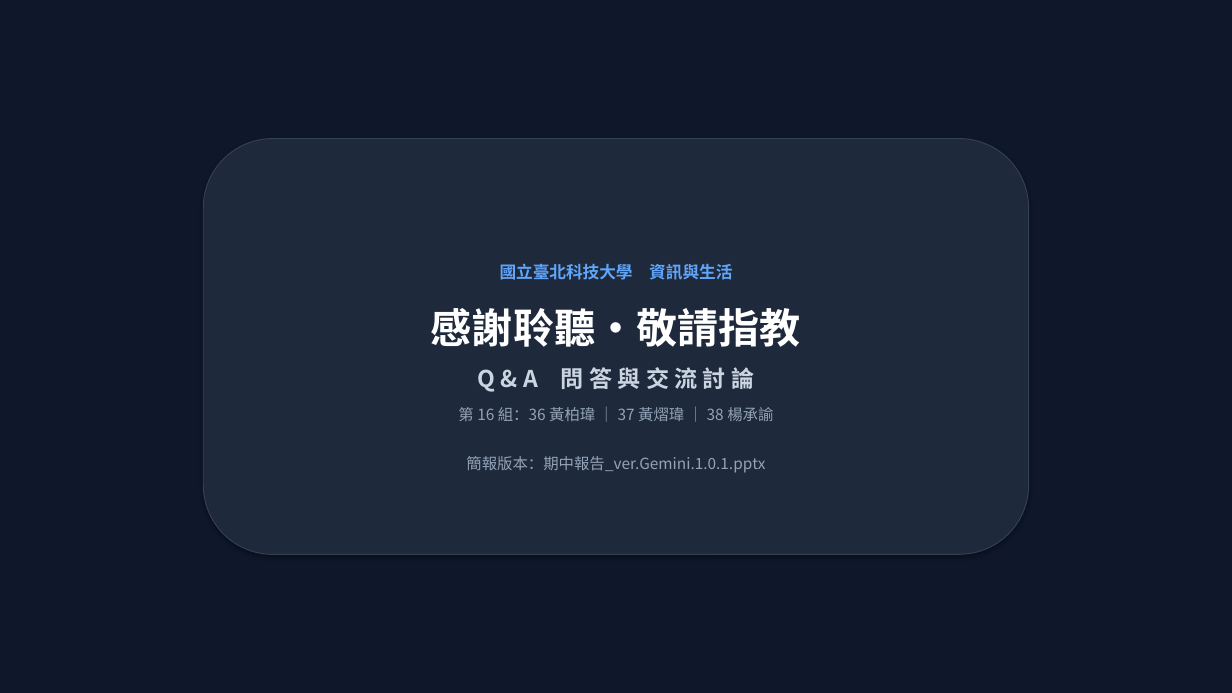
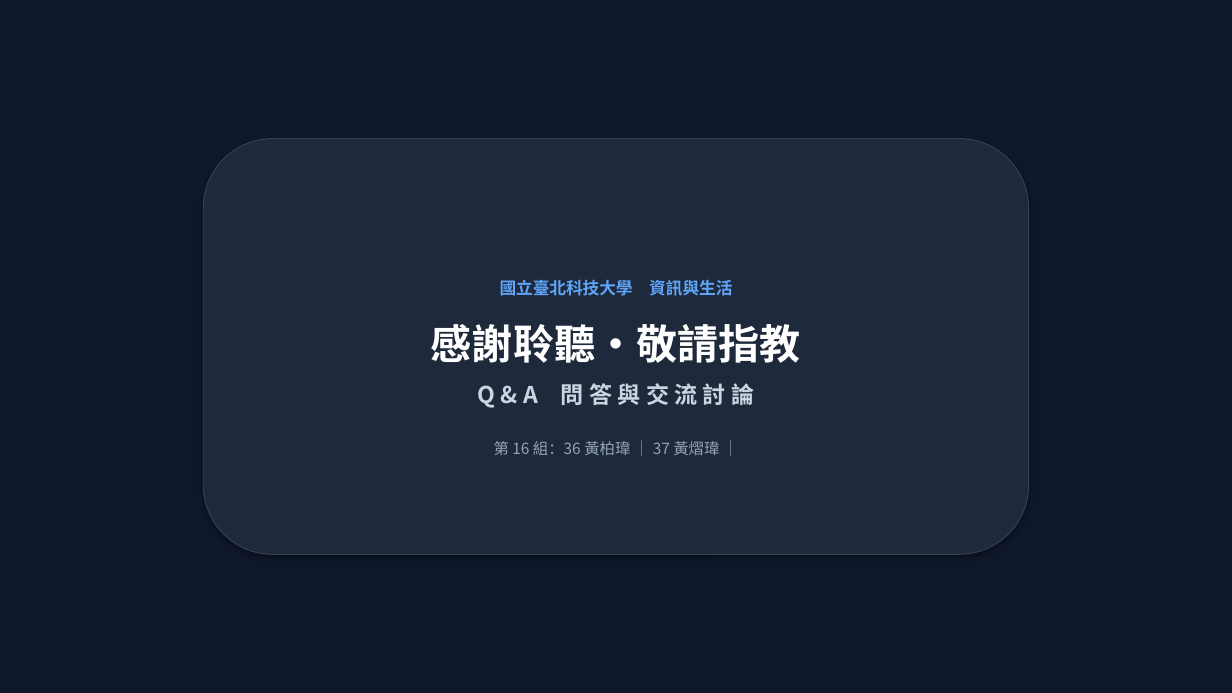
Before and after one commit to ZoeChengYu/2026F_information_and_life, a slide deck: slide 16 of 期中報告_ver.Gemini.1.0.1.pptx. Drawn at 1232x693 pixels with LibreOffice and Linux fonts; fonts in the diff are those of the drawing. Boxes give left, top, right and bottom in pixels: in the first picture for what was removed or moved away, otherwise in the second. Text is boxed around its words. In the diff, an @@ line names an element or a change of style, - is before the commit and + after.

```diff
--- a/期中報告_ver.Gemini.1.0.1.pptx
+++ b/期中報告_ver.Gemini.1.0.1.pptx
@@ text in rounded rectangle at bbox=[494, 441, 719, 455]: text changed @@
-第 16 組：36 黃柏瑋 ｜ 37 黃熠瑋 ｜ 38 楊承諭
-簡報版本：期中報告_ver.Gemini.1.0.1.pptx
+第 16 組：36 黃柏瑋 ｜ 37 黃熠瑋 ｜
```
Also in this commit, not shown: 6 other slides changed, 2 other files.
